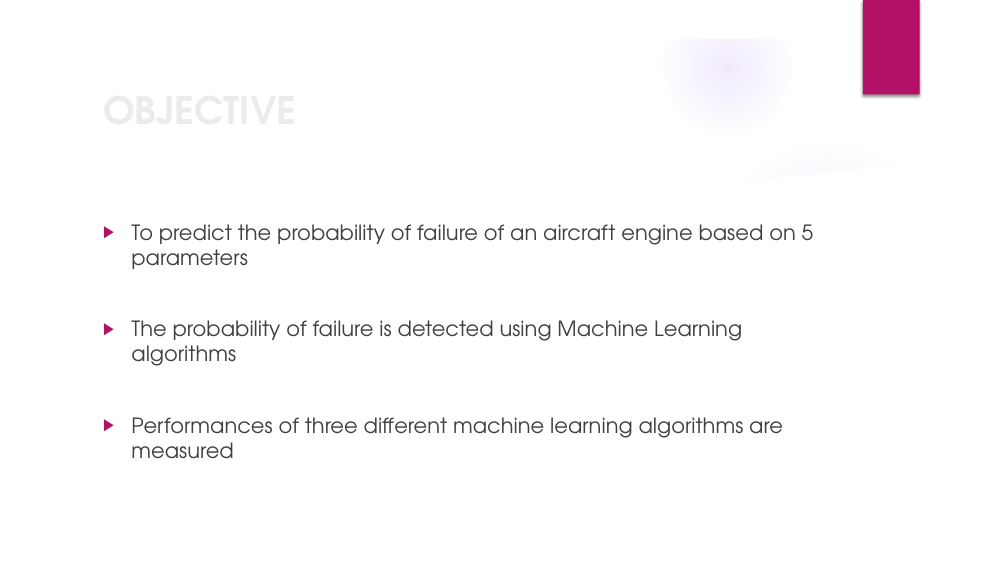
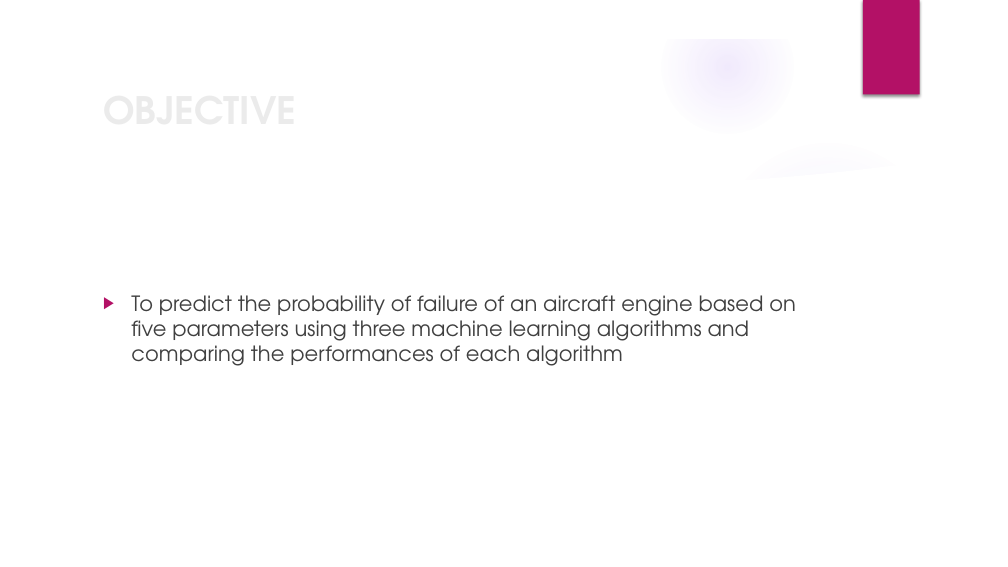
Before and after one commit to nsudhanva/ectm, a slide deck: slide 2 of docs/ectm_presentation.pptx. Drawn at 1008x567 pixels with LibreOffice and Linux fonts; fonts in the diff are those of the drawing; background and template pictures are left out. Boxes give left, top, right and bottom in pixels: in the first picture for what was removed or moved away, otherwise in the second. Text is boxed around its words. In the diff, an @@ line names an element or a change of style, - is before the commit and + after.

```diff
--- a/docs/ectm_presentation.pptx
+++ b/docs/ectm_presentation.pptx
@@ text at bbox=[131, 295, 796, 366]: text changed @@
-▶ To predict the probability of failure of an aircraft engine based on 5 parameters
-▶ The probability of failure is detected using Machine Learning algorithms
-▶ Performances of three different machine learning algorithms are measured
+▶ To predict the probability of failure of an aircraft engine based on five parameters using three machine learning algorithms and comparing the performances of each algorithm
```
Also in this commit, not shown: 3 other slides changed, 2 other files.
